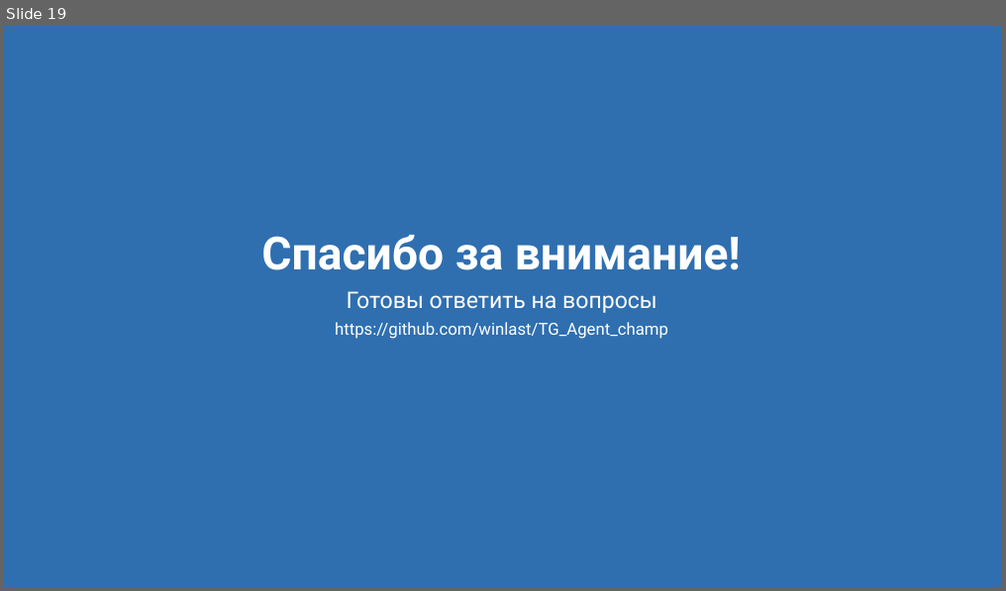
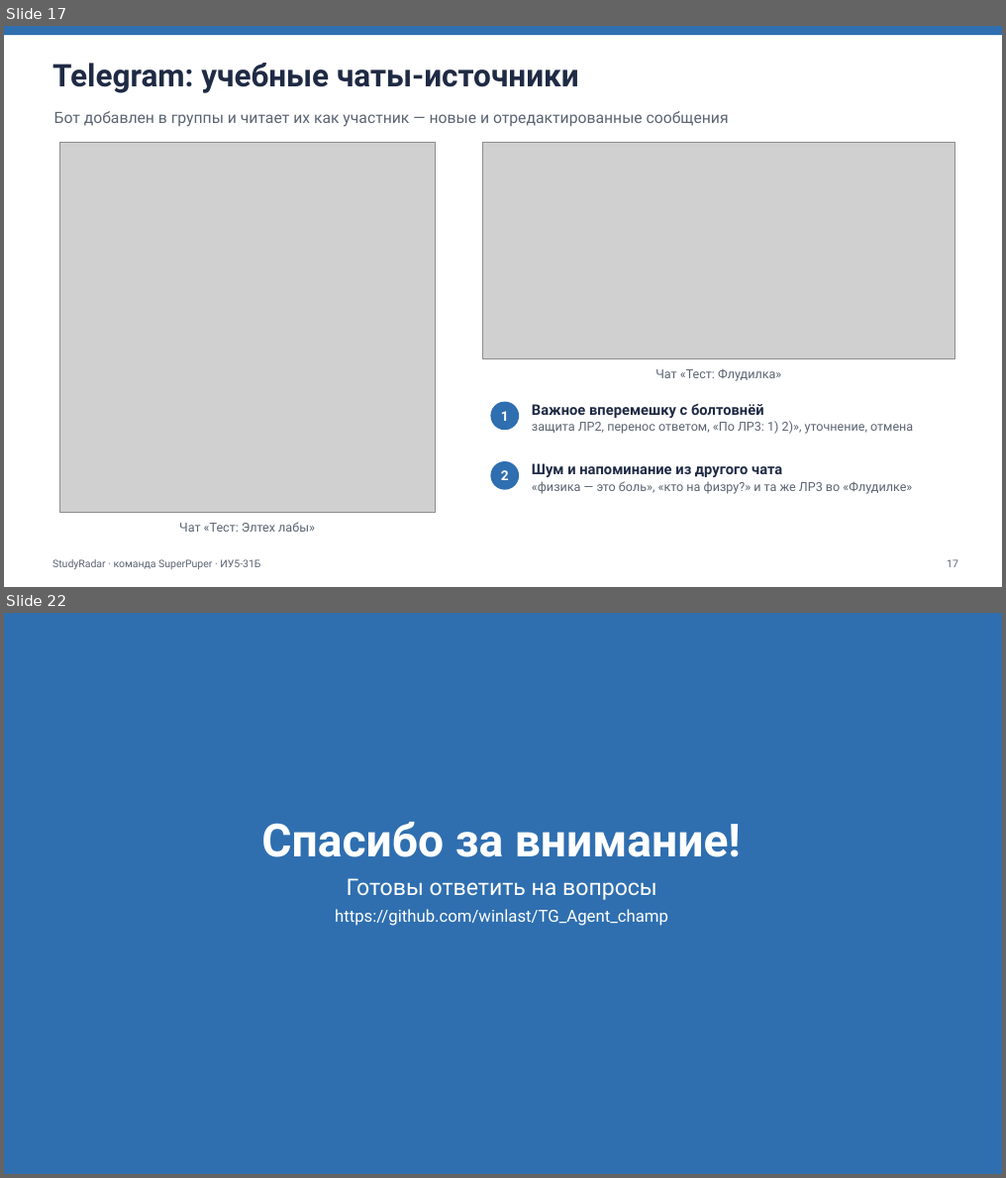
Before and after one commit to winlast/TG_Agent_champ, a slide deck: docs/StudyRadar_presentation.pptx. Shown one above the other, each under a label of ours: slide 19 before the commit, slides 17 and 22 after it; the slides between them are not shown. The pictures are 1006x591 and 1006x1178 pixels, drawn with LibreOffice and Linux fonts; fonts in the diff are those of the drawing; grey boxes stand for pictures. Boxes give left, top, right and bottom in pixels: in the first picture for what was removed or moved away, otherwise in the second. Text is boxed around its words. In the diff, an @@ line names an element or a change of style, - is before the commit and + after.

Commit message:
Презентация со скриншотами из Telegram, обновлённый README, прокси для бота

```diff
--- a/docs/StudyRadar_presentation.pptx
+++ b/docs/StudyRadar_presentation.pptx
@@ slide 17 added at [4,26,1002,587], background #FFFFFF @@
@@ rectangle added at [4,26,1002,35], fill #2F6FB0 @@
@@ text added at [53,63,579,93], 30 pt, text #1F2A44, bold @@
+Telegram: учебные чаты-источники
@@ text added at [54,111,729,127], 15 pt, text #5B6472 @@
+Бот добавлен в группы и читает их как участник — новые и отредактированные сообщения
@@ picture added at [60,142,436,513] @@
@@ picture added at [483,142,954,360] @@
@@ text added at [655,370,781,381], 12 pt, text #5B6472 @@
+Чат «Тест: Флудилка»
@@ ellipse added at [491,402,519,430], fill #2F6FB0, 13 pt, text #FFFFFF, bold @@
+1
@@ text added at [532,403,913,434], 12 pt, text #5B6472 @@
+Важное вперемешку с болтовнёй
+защита ЛР2, перенос ответом, «По ЛР3: 1) 2)», уточнение, отмена
@@ ellipse added at [491,462,519,490], fill #2F6FB0, 13 pt, text #FFFFFF, bold @@
+2
@@ text added at [532,464,912,494], 12 pt, text #5B6472 @@
+Шум и напоминание из другого чата
+«физика — это боль», «кто на физру?» и та же ЛР3 во «Флудилке»
@@ text added at [179,522,315,532], 12 pt, text #5B6472 @@
+Чат «Тест: Элтех лабы»
@@ text added at [53,560,260,570], 10 pt, text #5B6472 @@
+StudyRadar · команда SuperPuper · ИУ5-31Б
@@ text added at [946,560,958,568], 10 pt, text #5B6472 @@
+17
@@ what was slide 19 is now slide 22 @@
```
Also in this commit, not shown: 3 slides changed, 2 other slides added, 22 other files.
